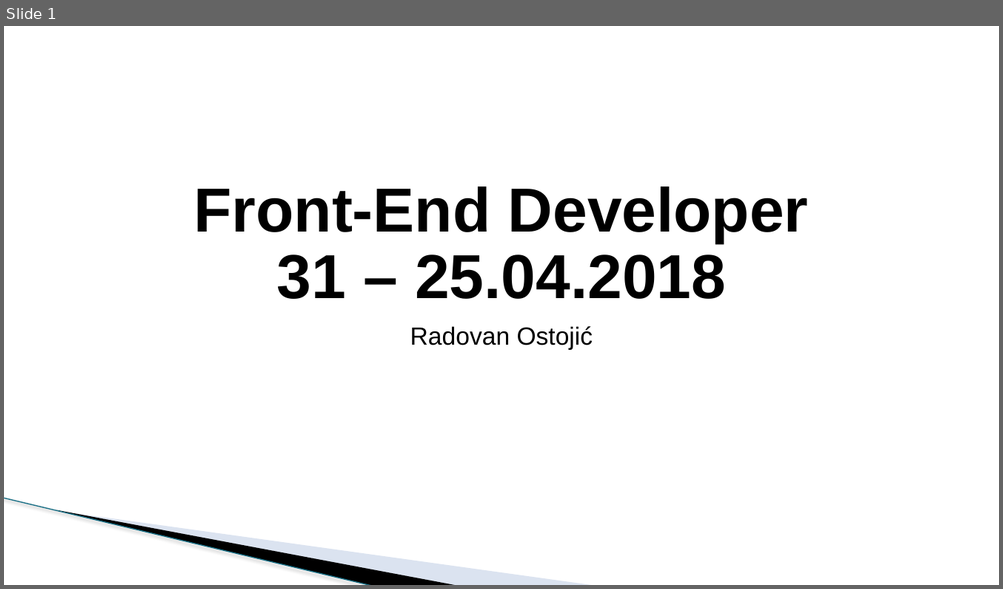
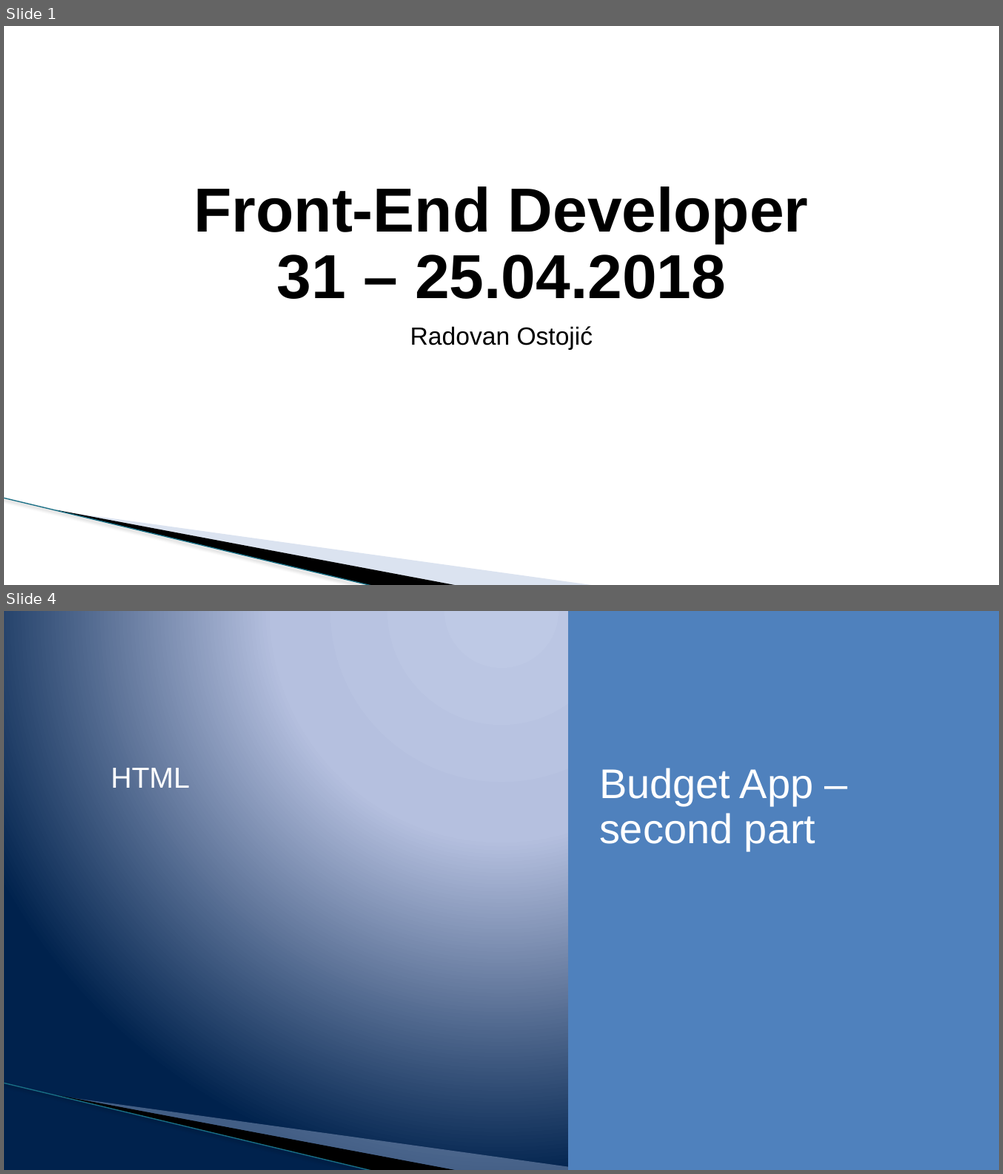
Before and after one commit to todalexcode/kurs-front-end, a slide deck: sesija-31/PPT/Front-End Developer-31.pptx. Shown one above the other, each under a label of ours: slide 1 before the commit, slides 1 and 4 after it; the slides between them are not shown. The pictures are 1003x589 and 1003x1174 pixels, drawn with LibreOffice and Linux fonts; fonts in the diff are those of the drawing; background and template pictures are left out. Boxes give left, top, right and bottom in pixels: in the first picture for what was removed or moved away, otherwise in the second. Text is boxed around its words. In the diff, an @@ line names an element or a change of style, - is before the commit and + after.

```diff
--- a/sesija-31/PPT/Front-End Developer-31.pptx
+++ b/sesija-31/PPT/Front-End Developer-31.pptx
@@ slide 4 added at <box>4,611,999,1170</box>, background gradient #BFC9E5 to #B5C0E0 to #00234D; not listed: 3 template elements that a slide beside it also shows @@
@@ rectangle added at <box>568,611,999,1170</box>, fill #4F81BD @@
@@ text added at <box>111,768,190,788</box>, 28 pt, text #FFFFFF @@
+HTML
@@ text added at <box>599,768,815,850</box>, 40 pt, text #FFFFFF @@
+Budget App – second part
```
Also in this commit, not shown: 2 slides changed, 3 other slides added, 1 slide removed, 7 other files.
